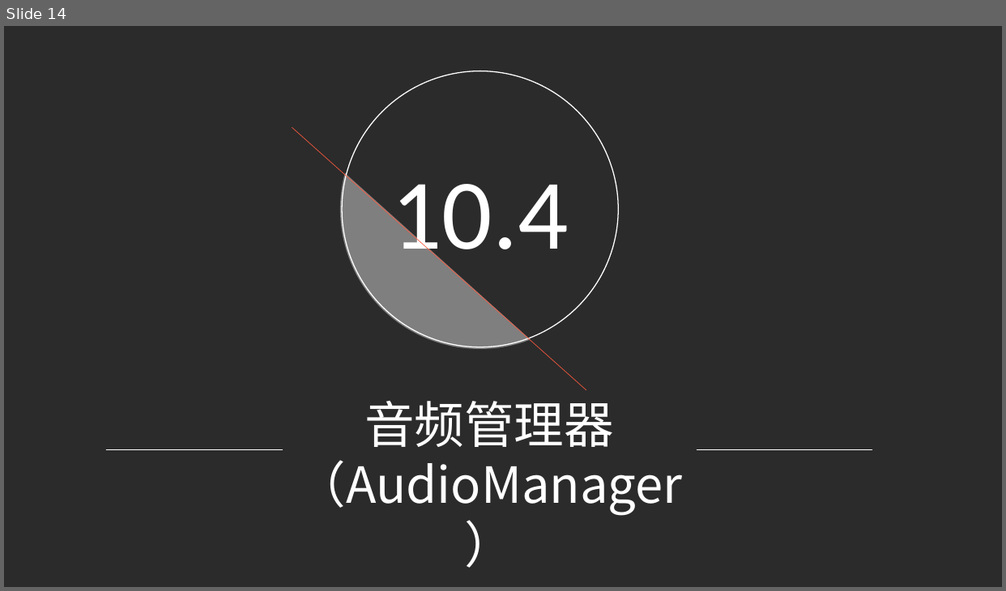
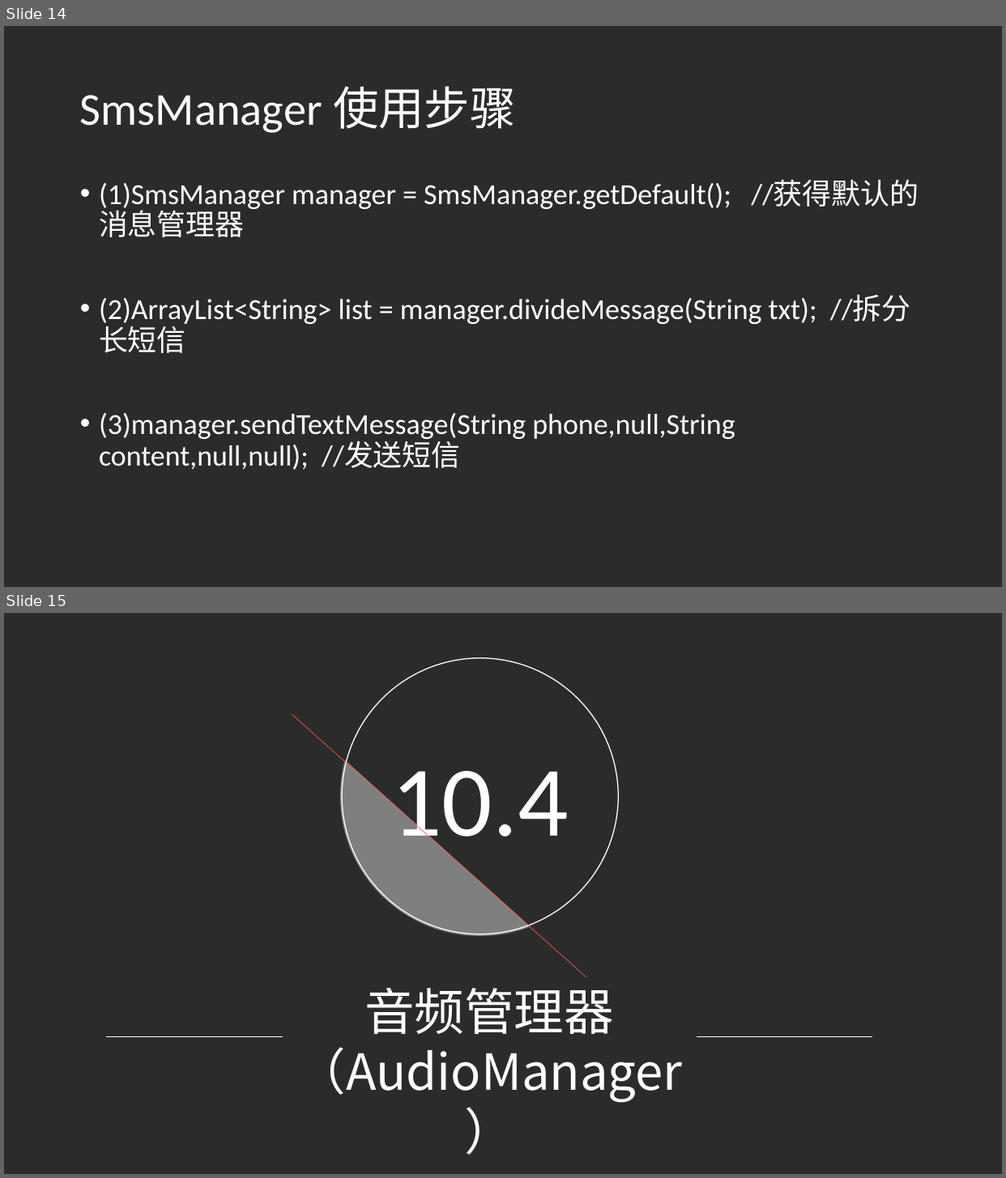
Before and after one commit to djuanbei/18Android1, a slide deck: ppt/ch10.pptx. Shown one above the other, each under a label of ours: slide 14 before the commit, slides 14 and 15 after it. The pictures are 1006x591 and 1006x1178 pixels, drawn with LibreOffice and Linux fonts; fonts in the diff are those of the drawing; background and template pictures are left out; a plain dark background stands for a picture behind light text. Boxes give left, top, right and bottom in pixels: in the first picture for what was removed or moved away, otherwise in the second. Text is boxed around its words. In the diff, an @@ line names an element or a change of style, - is before the commit and + after.

```diff
--- a/ppt/ch10.pptx
+++ b/ppt/ch10.pptx
@@ slide 14 added at box(4, 26, 1002, 587), background picture (left out) @@
@@ title added at box(80, 86, 516, 133), 44 pt, text #FFFFFF @@
+SmsManager 使用步骤
@@ text added at box(99, 180, 918, 470), 28 pt, text #FFFFFF @@
+• (1)SmsManager manager = SmsManager.getDefault(); //获得默认的消息管理器
+• (2)ArrayList<String> list = manager.divideMessage(String txt); //拆分长短信
+• (3)manager.sendTextMessage(String phone,null,String content,null,null); //发送短信
@@ what was slide 14 is now slide 15 @@
```
Also in this commit, not shown: 3 slides changed, 1 other file.
